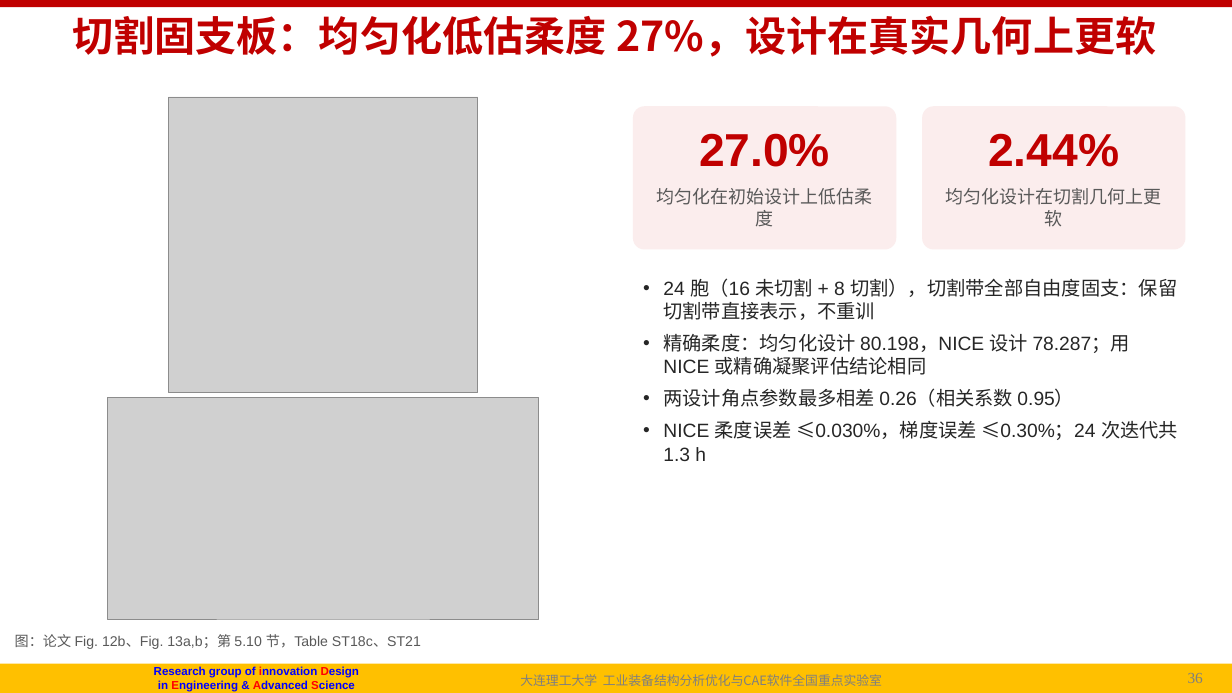
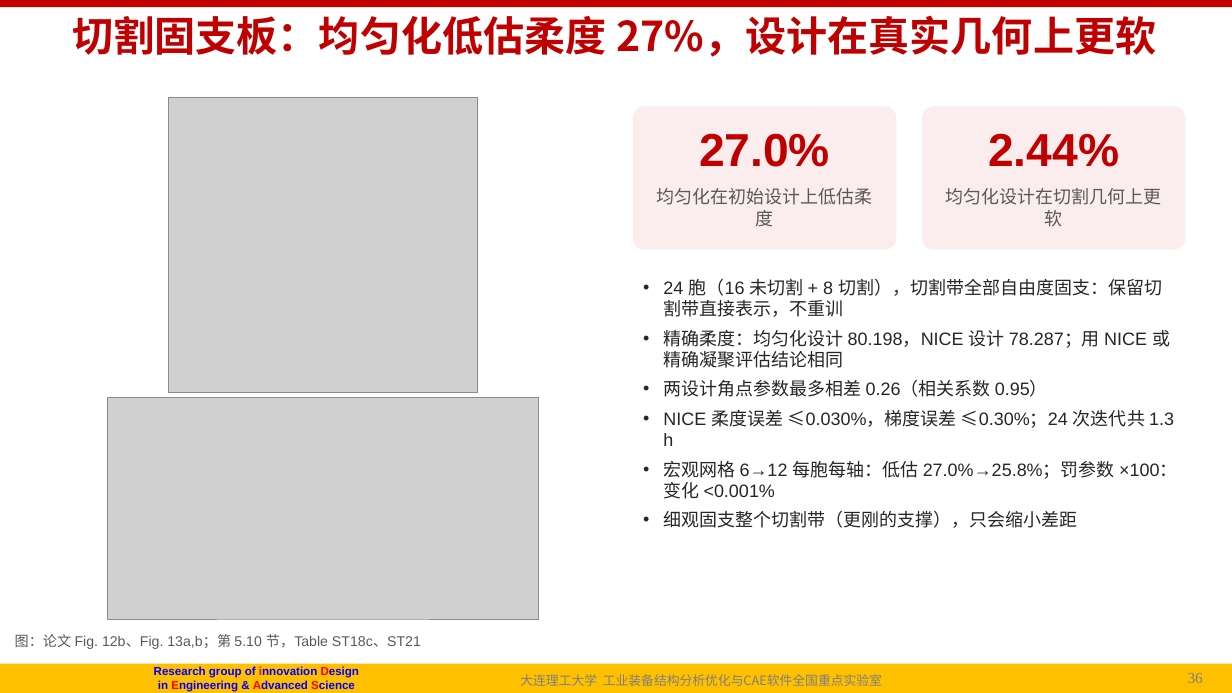
Before and after one commit to fanzhirui1004-source/curly-octo-goggles, a slide deck: slide 36 of docs/followup/talk/P1_NICE_导师汇报_20261003.pptx. Drawn at 1232x693 pixels with LibreOffice and Linux fonts; fonts in the diff are those of the drawing; grey boxes stand for pictures; background and template pictures are left out. Boxes give left, top, right and bottom in pixels: in the first picture for what was removed or moved away, otherwise in the second. Text is boxed around its words. In the diff, an @@ line names an element or a change of style, - is before the commit and + after.

```diff
--- a/docs/followup/talk/P1_NICE_导师汇报_20261003.pptx
+++ b/docs/followup/talk/P1_NICE_导师汇报_20261003.pptx
@@ text at <box>663,279,1174,446</box>: size 15 to 14 pt in "24 胞（16 未切割 + 8 切割），切割带全部自由度固支：保留切割带直接表示，不重训", "精确柔度：均匀化设计 80.198，NICE 设计 78.287；用 NICE 或精确凝聚评估结论相同", "两设计角点参数最多相差 0.26（相关系数 0.95）", "NICE 柔度误差 ≤0.030%，梯度误差 ≤0.30%；24 次迭代共 1.3 h"; less space between paragraphs @@
@@ text at <box>663,461,1178,528</box>: paragraphs added @@
+• 宏观网格 6→12 每胞每轴：低估 27.0%→25.8%；罚参数 ×100：变化 <0.001%
+• 细观固支整个切割带（更刚的支撑），只会缩小差距
```
Also in this commit, not shown: 1 other slide changed, 18 other files.
